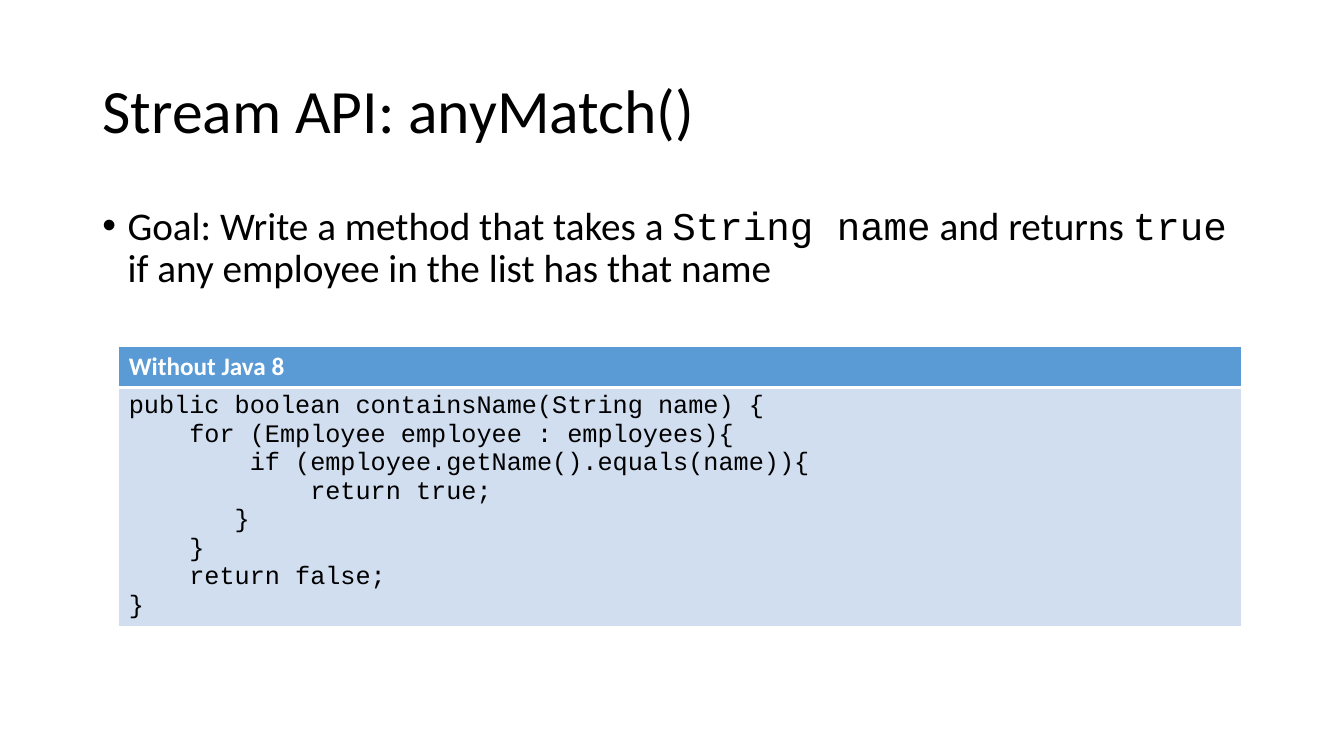
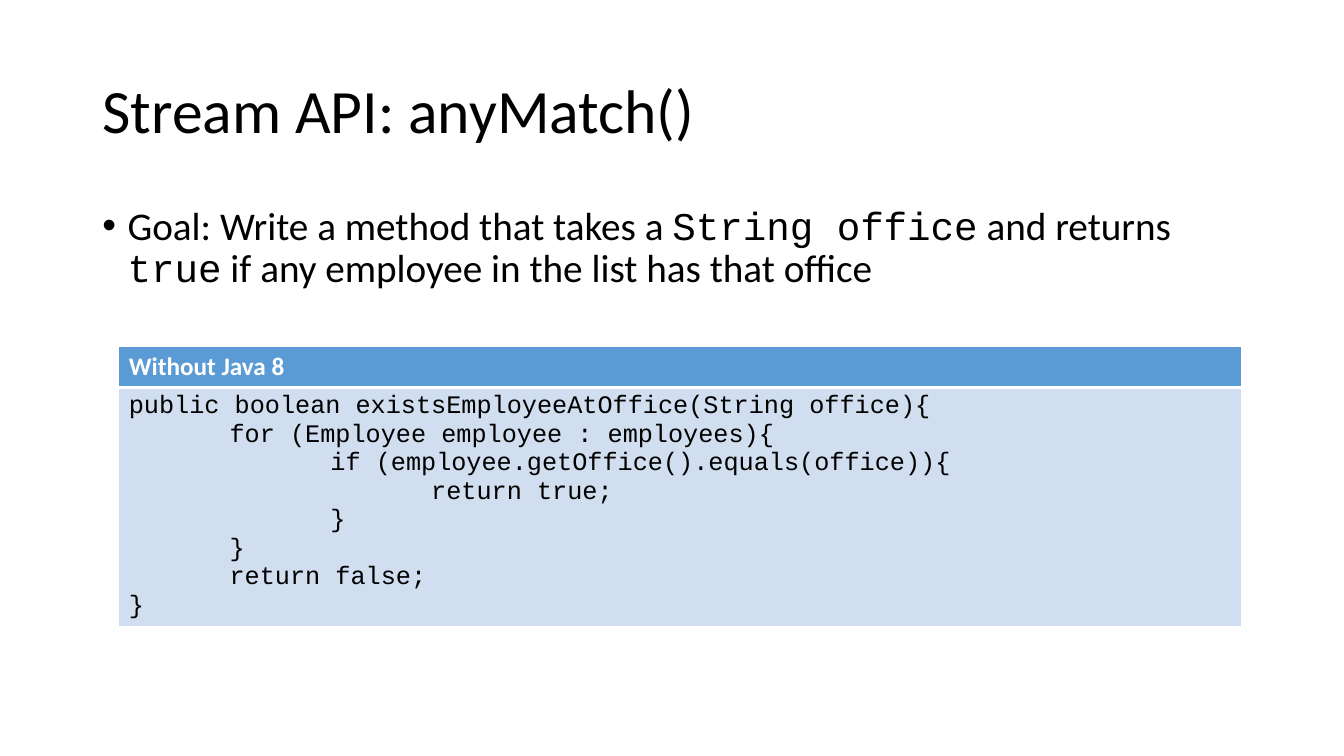
Before and after one commit to jdifebo/java8, a slide deck: slide 15 of presentation.pptx. Drawn at 1344x756 pixels with LibreOffice and Linux fonts; fonts in the diff are those of the drawing. Boxes give left, top, right and bottom in pixels: in the first picture for what was removed or moved away, otherwise in the second. Text is boxed around its words. In the diff, an @@ line names an element or a change of style, - is before the commit and + after.

```diff
--- a/presentation.pptx
+++ b/presentation.pptx
@@ text at bbox=[128, 212, 1171, 289]: text changed @@
-• Goal: Write a method that takes a String name and returns true if any employee in the list has that name
+• Goal: Write a method that takes a String office and returns true if any employee in the list has that office
@@ table at bbox=[119, 347, 1242, 640] @@
-row 2, column 1: public boolean containsName(String name) { for (Employee employee : employees){ if (employee.getName().equals(name)){ return true; } } / return false; }
+row 2, column 1: public boolean existsEmployeeAtOffice(String office){ / for (Employee employee : employees){ / if (employee.getOffice().equals(office)){ / return true; / } / } / return false; / }
```
Also in this commit, not shown: 3 other slides changed, 2 other files.
